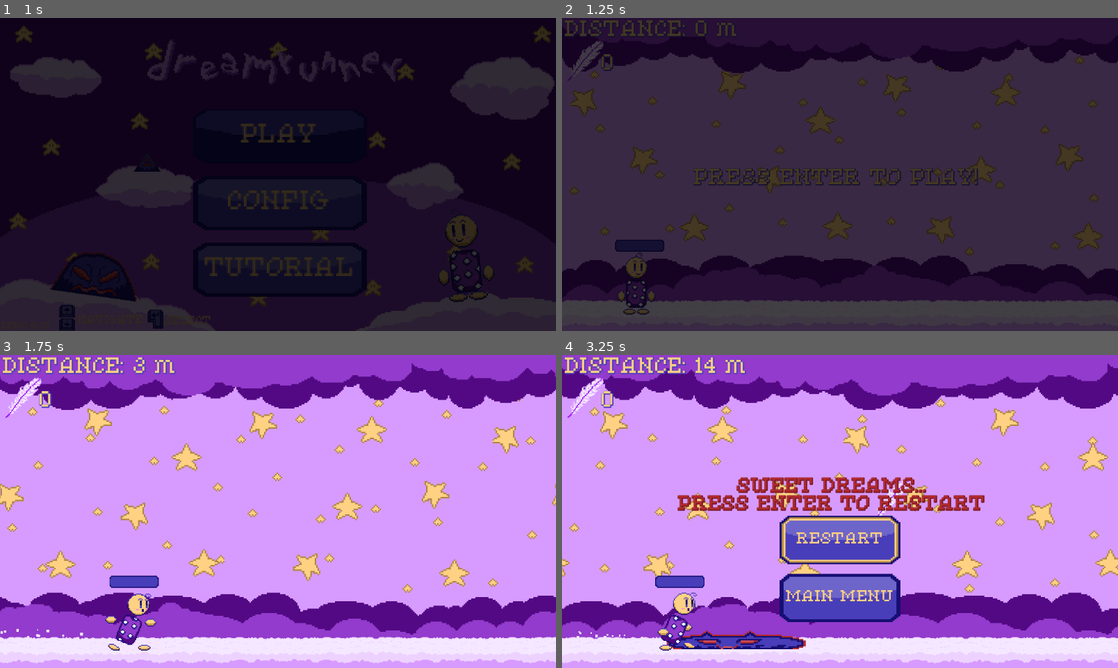
Above: before the commit, frames 1-4 (two rows, left to right).
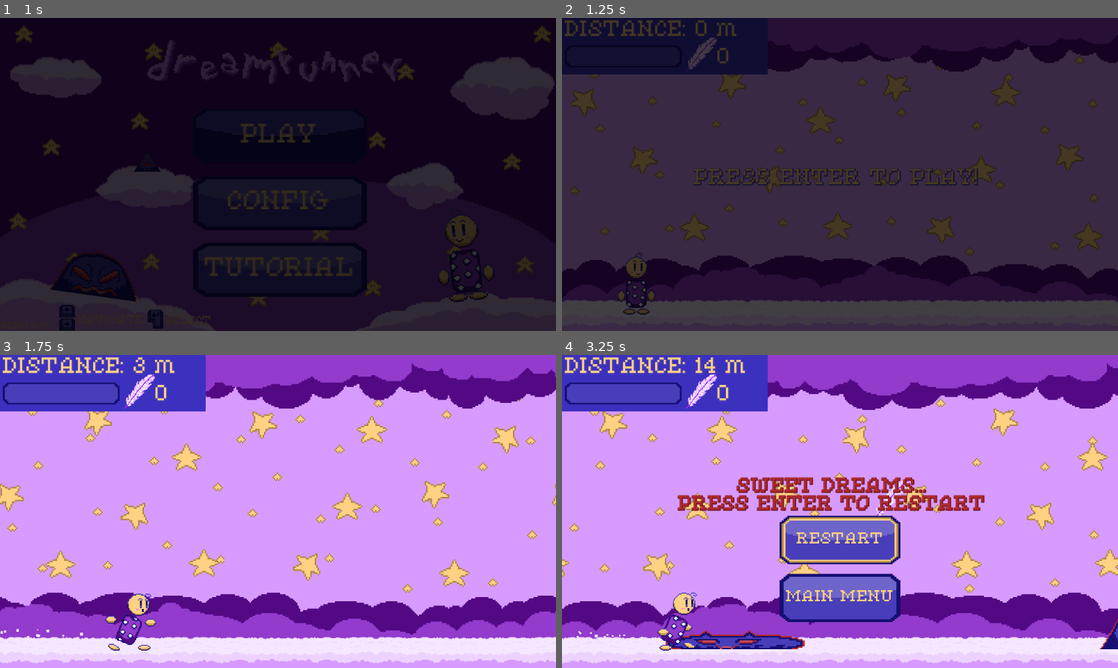
Above: after the commit, the same moments.

Repository: jacio-m/DreamRunner
Game: Godot game, scene res://HUD/main_menu.tscn
The game is run twice, just before and just after one commit, with the same random seed, the same clock (stepped at 60 frames per second) and the same inputs.
Inputs:
- Up to frame 1 (1 s): tap Enter (ui_accept) at 0.5, 0.77 s; hold Right (ui_right) from 0.53 s (still down)
- Up to frame 2 (1.25 s): keep holding Right (ui_right)
- Up to frame 3 (1.75 s): keep holding Right (ui_right); tap Enter (ui_accept) at 1.25, 1.52 s
- Up to frame 4 (3.25 s): release Right (ui_right) at 2.03 s; hold Left (ui_left) 2.03-2.78 s; hold Right (ui_right) from 2.78 s (still down); tap Enter (ui_accept) at 3.02 s

Frame 1 is identical in both runs. In frame 2, 1.9% of the frame differs, in the area x 0-37%, y 6-75%; in frame 3, 6.2%; in frame 4, 7.6%, in the area x 0-100%, y 0-99%.

Commit message:
Gameplay Balancing and HUD Changes
Now the game gets faster more quickly and the progress bar for the double jump is now on the HUD

Diff:
--- a/HUD/hud.tscn
+++ b/HUD/hud.tscn
@@ -1,9 +1,16 @@
-[gd_scene load_steps=3 format=3 uid="uid://c4xehiik8vl5x"]
+[gd_scene load_steps=5 format=3 uid="uid://c4xehiik8vl5x"]
 
 [ext_resource type="FontFile" uid="uid://eiv0e5a5eppv" path="res://HUD/Fonts/PixelatedEleganceRegular-ovyAA.ttf" id="1_h61sl"]
 [ext_resource type="Texture2D" uid="uid://bsglm4e1bmhjy" path="res://Items/Sprites/feather.png" id="2_mi5n8"]
+[ext_resource type="Texture2D" uid="uid://b6aqamfrmju2p" path="res://HUD/Sprites/doublejumpbar(under).png" id="3_jvmdh"]
+[ext_resource type="Texture2D" uid="uid://ngqpchhly8uu" path="res://HUD/Sprites/doublejumpbar(progress).png" id="4_1rsjr"]
 
 [node name="HUD" type="CanvasLayer"]
+
+[node name="ColorRect" type="ColorRect" parent="."]
+offset_right = 426.0
+offset_bottom = 117.0
+color = Color(0.235294, 0.188235, 0.74902, 1)
 
 [node name="DistanceLabel" type="Label" parent="."]
 offset_left = 6.0
@@ -38,18 +45,28 @@
 horizontal_alignment = 1
 
 [node name="FeatherCount" type="Sprite2D" parent="."]
-position = Vector2(47, 88)
-scale = Vector2(1.5, 1.5)
+position = Vector2(286.8, 74.8)
+scale = Vector2(1.3, 1.3)
 texture = ExtResource("2_mi5n8")
 
 [node name="FeatherLabel" type="Label" parent="."]
-offset_left = 82.0
-offset_top = 75.0
-offset_right = 198.0
-offset_bottom = 130.0
+offset_left = 321.8
+offset_top = 61.8
+offset_right = 437.8
+offset_bottom = 116.8
 theme_override_colors/font_color = Color(1, 0.819608, 0.513726, 1)
 theme_override_colors/font_shadow_color = Color(0.282353, 0.243137, 0.72549, 1)
 theme_override_constants/shadow_outline_size = 6
 theme_override_fonts/font = ExtResource("1_h61sl")
 theme_override_font_sizes/font_size = 40
 text = "num"
+
+[node name="DoubleJump" type="TextureProgressBar" parent="."]
+offset_left = 6.0
+offset_top = 57.0
+offset_right = 248.0
+offset_bottom = 102.0
+value = 1.0
+nine_patch_stretch = true
+texture_under = ExtResource("3_jvmdh")
+texture_progress = ExtResource("4_1rsjr")
--- a/Levels/level.gd
+++ b/Levels/level.gd
@@ -17,7 +17,7 @@
 const MAX_SPEED : float = 1400.0
 var screen_size : Vector2i
 var ground_height : int
-const SPEED_MODIFIER: int = 800
+const SPEED_MODIFIER: int = 400
 var distance : int
 const DISTANCE_MODIFIER: int = 100
 var last_obs
@@ -44,7 +44,7 @@
 	game_running = false
 	get_tree().paused = false
 	$Player.input_enabled = false
-	$Player.get_node("DoubleJump").value = current_progress
+	$HUD.get_node("DoubleJump").value = current_progress
 
 	for obs in obstacles:
 		obs.queue_free()
@@ -98,7 +98,7 @@
 
 		var final_progress = float($Player.double_jump) / 3 * 100
 		current_progress = lerp(current_progress, final_progress, delta * progress_smoothing)
-		$Player.get_node("DoubleJump").value = current_progress
+		$HUD.get_node("DoubleJump").value = current_progress
 
 	else:
 		if Input.is_action_just_pressed("ui_accept"):
@@ -107,7 +107,7 @@
 			$HUD.get_node("StartLabel").visible = false
 
 func generate_obs():
-	if obstacles.is_empty() or last_obs.position.x < $Camera2D.position.x + 50 + randi_range(0, 200):
+	if obstacles.is_empty() or last_obs.position.x < $Camera2D.position.x + 50 + randi_range(0, 400):
 		var obstacle_type = obstacle_types[randi() % obstacle_types.size()]
 		var obs
 		obs = obstacle_type.instantiate()
--- a/Player/player.tscn
+++ b/Player/player.tscn
@@ -21,8 +21,6 @@
 [ext_resource type="Texture2D" uid="uid://bn5qrh5p1ijlg" path="res://Player/Running Animation/child_running9.png" id="14_qemgg"]
 [ext_resource type="Texture2D" uid="uid://drm1yyl3560s5" path="res://Player/Running Animation/child_running10.png" id="15_8viyr"]
 [ext_resource type="Texture2D" uid="uid://cbycv3oi0k6ii" path="res://Player/Running Animation/child_running11.png" id="16_sm0op"]
-[ext_resource type="Texture2D" uid="uid://b6aqamfrmju2p" path="res://HUD/Sprites/doublejumpbar(under).png" id="22_gpjlu"]
-[ext_resource type="Texture2D" uid="uid://ngqpchhly8uu" path="res://HUD/Sprites/doublejumpbar(progress).png" id="23_8mwp6"]
 
 [sub_resource type="RectangleShape2D" id="RectangleShape2D_l8h54"]
 size = Vector2(19.5, 50)
@@ -122,13 +120,3 @@
 [node name="SfxJump" type="AudioStreamPlayer" parent="."]
 process_mode = 3
 stream = ExtResource("7_vtle1")
-
-[node name="DoubleJump" type="TextureProgressBar" parent="."]
-offset_left = -45.0
-offset_top = -91.0
-offset_right = 57.0
-offset_bottom = -66.0
-value = 1.0
-nine_patch_stretch = true
-texture_under = ExtResource("22_gpjlu")
-texture_progress = ExtResource("23_8mwp6")
Not shown: 1 places in Player/player.tscn that only renumber resources
